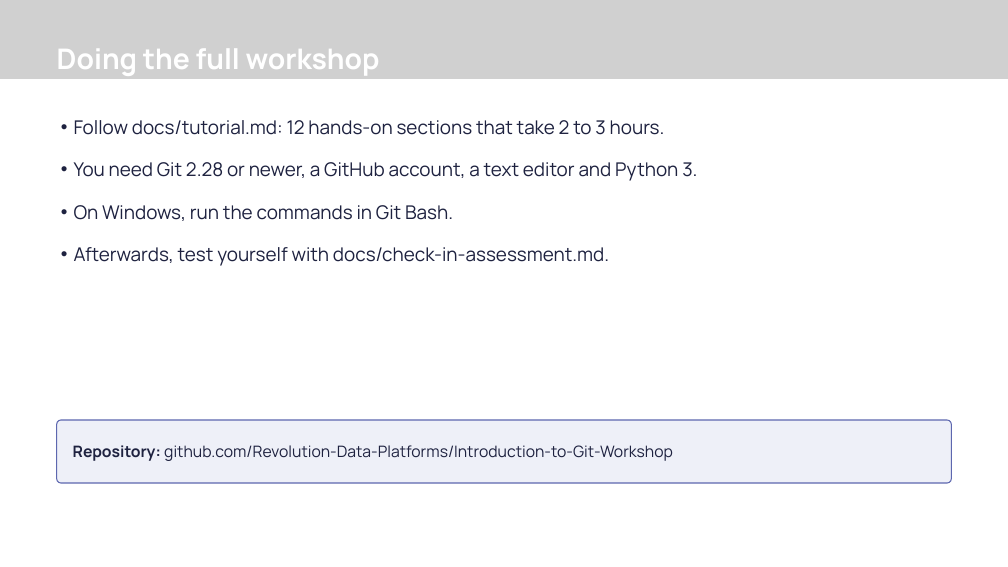
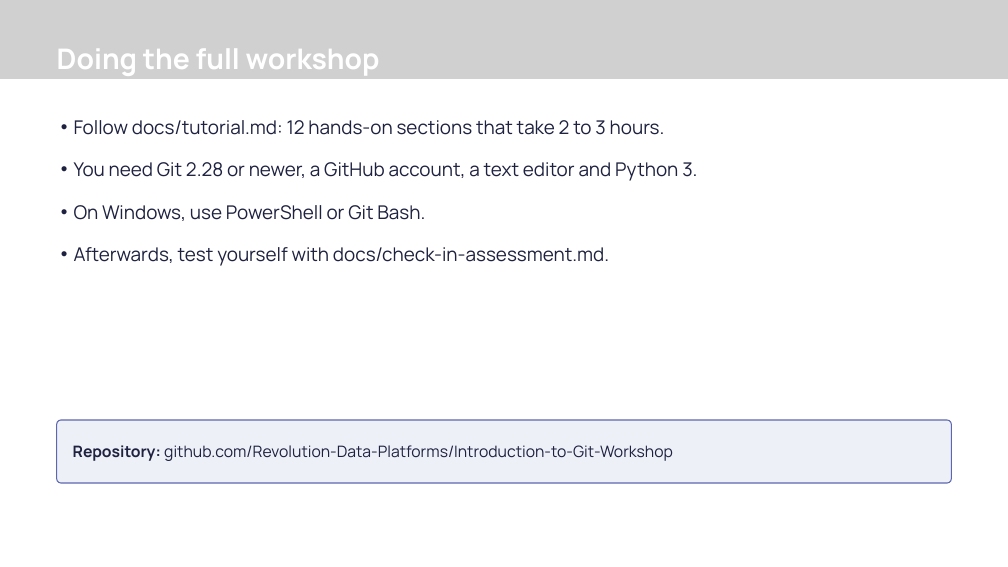
Before and after one commit to Revolution-Data-Platforms/Introduction-to-Git-Workshop, a slide deck: slide 13 of presentation/introduction-to-git-45-min.pptx. Drawn at 1008x567 pixels with LibreOffice and Linux fonts; fonts in the diff are those of the drawing; grey boxes stand for pictures; background and template pictures are left out. Boxes give left, top, right and bottom in pixels: in the first picture for what was removed or moved away, otherwise in the second. Text is boxed around its words. In the diff, an @@ line names an element or a change of style, - is before the commit and + after.

Commit message:
docs(workshop): support PowerShell as well as Git Bash
Git for Windows works the same in PowerShell, so the materials no longer require Git Bash. Multi-line commands that relied on a trailing backslash are now single lines that work in both shells, and the decks, PDFs, README and presenter guide say PowerShell or Git Bash.

```diff
--- a/presentation/introduction-to-git-45-min.pptx
+++ b/presentation/introduction-to-git-45-min.pptx
@@ text at [74,205,425,221]: text changed @@
-• On Windows, run the commands in Git Bash.
+• On Windows, use PowerShell or Git Bash.
```
Also in this commit, not shown: 6 other files.
